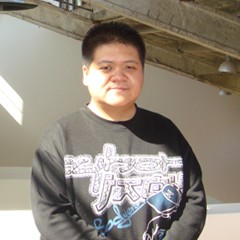
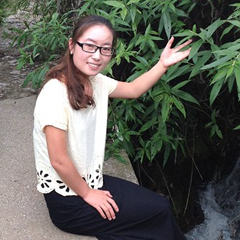
Before/after of a (240, 240) layered artwork. What changed in the layer stack:
added layer "Layer 4" above "Layer 2" over [0, 0, 240, 240]
